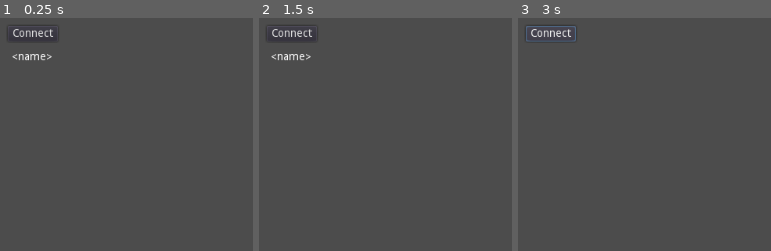
Above: before the commit, frames 1-3 (left to right).
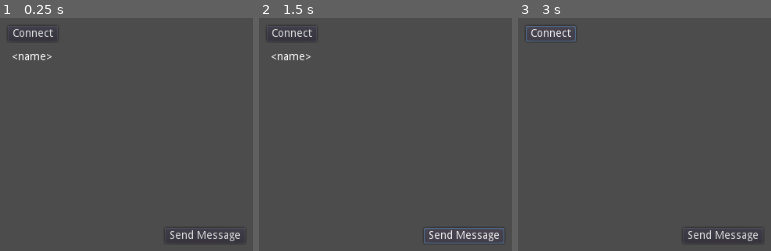
Above: after the commit, the same moments.

Repository: jedStevens/multiplayer
Game: Godot game, scene res://demo.tscn
Two runs of this game, one before a commit and one after it. Both use one fixed random seed, a clock stepped at 60 frames per second and the inputs below.
Inputs (mouse positions are in pixels of both pictures, inside the frame that each line leads up to):
- Up to frame 1 (0.25 s): no input
- Up to frame 2 (1.5 s): click (463, 234) at 0.5 s, where only the run after the commit has a clickable "Send Message"; click (463, 234) at 1.25 s, where only the run after the commit has a clickable "Send Message"
- Up to frame 3 (3 s): click (722, 234) at 2 s, where only the run after the commit has a clickable "Send Message"; click "Connect" at 2.75 s

The runs differ from the first frame. In frame 1, 0.5% of the frame differs, in the area x 67-95%, y 90-96%; in frame 2, 0.8%, in the area x 65-97%, y 90-97%; in frame 3, 0.5%.

Commit message:
AutoCommit

Diff:
--- /dev/null
+++ b/chat.gd
@@ -0,0 +1,9 @@
+extends Control
+
+signal message_sent(msg)
+
+func on_input_pressed():
+	rpc("send_message", $input.text)
+
+sync func send_message(msg):
+	$log.text = $log.text + "\n" + msg
--- a/demo.tscn
+++ b/demo.tscn
@@ -1,6 +1,7 @@
-[gd_scene load_steps=2 format=2]
+[gd_scene load_steps=3 format=2]
 
 [ext_resource path="res://demo.gd" type="Script" id=1]
+[ext_resource path="res://chat.gd" type="Script" id=2]
 
 [node name="root" type="Node" index="0"]
 
@@ -68,4 +69,108 @@
 flat = false
 align = 1
 
+[node name="chat" type="VBoxContainer" parent="." index="2"]
+
+anchor_left = 0.0
+anchor_top = 0.0
+anchor_right = 0.0
+anchor_bottom = 0.0
+margin_left = 220.0
+margin_top = 15.0
+margin_right = 323.0
+margin_bottom = 299.0
+rect_pivot_offset = Vector2( 0, 0 )
+rect_clip_content = false
+mouse_filter = 1
+mouse_default_cursor_shape = 0
+size_flags_horizontal = 1
+size_flags_vertical = 1
+alignment = 0
+script = ExtResource( 2 )
+
+[node name="log" type="RichTextLabel" parent="chat" index="0"]
+
+anchor_left = 0.0
+anchor_top = 0.0
+anchor_right = 0.0
+anchor_bottom = 0.0
+margin_right = 103.0
+margin_bottom = 250.0
+rect_min_size = Vector2( 0, 250 )
+rect_pivot_offset = Vector2( 0, 0 )
+rect_clip_content = true
+mouse_filter = 0
+mouse_default_cursor_shape = 0
+size_flags_horizontal = 1
+size_flags_vertical = 1
+bbcode_enabled = false
+bbcode_text = ""
+visible_characters = -1
+percent_visible = 1.0
+meta_underlined = true
+tab_size = 4
+text = ""
+scroll_active = true
+scroll_following = false
+selection_enabled = false
+override_selected_font_color = false
+_sections_unfolded = [ "Rect" ]
+
+[node name="input" type="TextEdit" parent="chat" index="1"]
+
+anchor_left = 0.0
+anchor_top = 0.0
+anchor_right = 0.0
+anchor_bottom = 0.0
+margin_top = 254.0
+margin_right = 103.0
+margin_bottom = 260.0
+rect_pivot_offset = Vector2( 0, 0 )
+rect_clip_content = false
+focus_mode = 2
+mouse_filter = 0
+mouse_default_cursor_shape = 0
+size_flags_horizontal = 1
+size_flags_vertical = 1
+text = ""
+readonly = false
+highlight_current_line = false
+syntax_highlighting = false
+show_line_numbers = false
+highlight_all_occurrences = false
+override_selected_font_color = false
+context_menu_enabled = true
+smooth_scrolling = false
+v_scroll_speed = 80.0
+hiding_enabled = 0
+wrap_lines = false
+caret_block_mode = false
+caret_blink = false
+caret_blink_speed = 0.65
+caret_moving_by_right_click = true
+
+[node name="send" type="Button" parent="chat" index="2"]
+
+anchor_left = 0.0
+anchor_top = 0.0
+anchor_right = 0.0
+anchor_bottom = 0.0
+margin_top = 264.0
+margin_right = 103.0
+margin_bottom = 284.0
+rect_pivot_offset = Vector2( 0, 0 )
+rect_clip_content = false
+focus_mode = 2
+mouse_filter = 0
+mouse_default_cursor_shape = 0
+size_flags_horizontal = 1
+size_flags_vertical = 1
+toggle_mode = false
+enabled_focus_mode = 2
+shortcut = null
+group = null
+text = "Send Message"
+flat = false
+align = 1
+
 [connection signal="pressed" from="connect" to="." method="_on_connect_pressed"]
